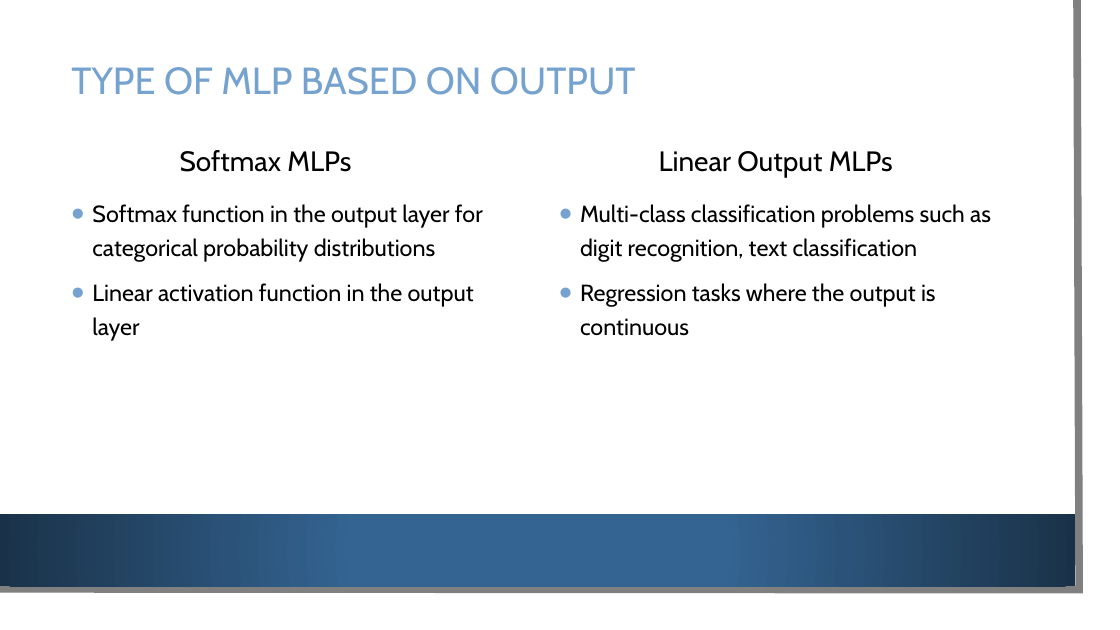
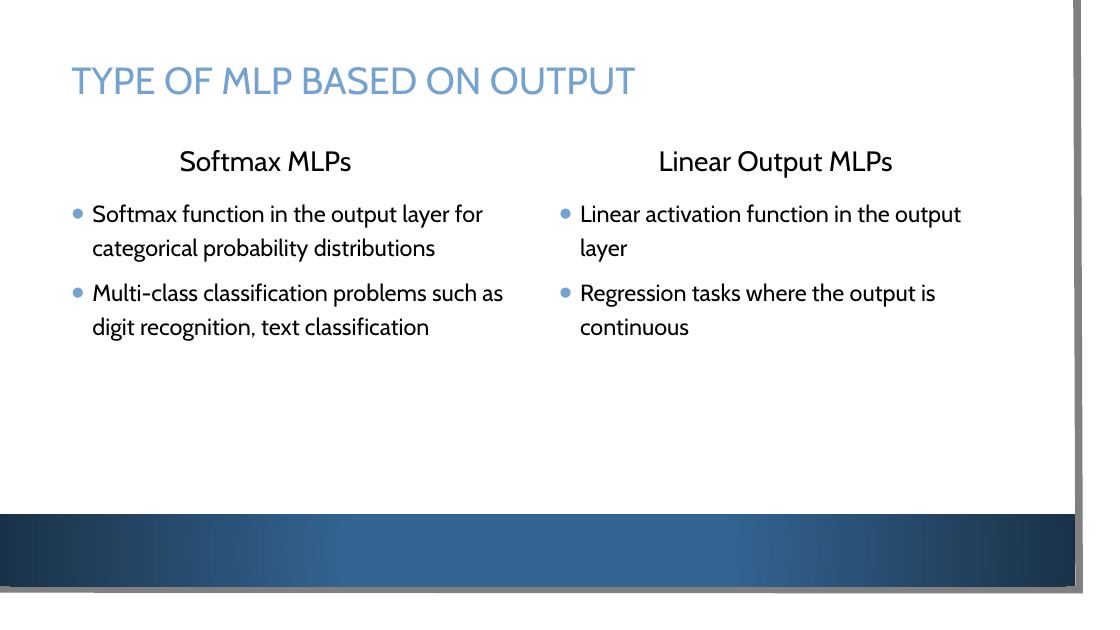
Before and after one commit to SajidMajeed92/PGD-Deep-Learning-2024, a slide deck: slide 9 of Lectures/MLP.pptx. Drawn at 1120x630 pixels with LibreOffice and Linux fonts; fonts in the diff are those of the drawing; background and template pictures are left out. Boxes give left, top, right and bottom in pixels: in the first picture for what was removed or moved away, otherwise in the second. Text is boxed around its words. In the diff, an @@ line names an element or a change of style, - is before the commit and + after.

```diff
--- a/Lectures/MLP.pptx
+++ b/Lectures/MLP.pptx
@@ text at (580,204,961,228): text changed @@
-• Multi-class classification problems such as digit recognition, text classification
+• Linear activation function in the output layer
@@ text at (92,283,503,341): text changed @@
-• Linear activation function in the output layer
+• Multi-class classification problems such as digit recognition, text classification
```
Also in this commit, not shown: 3 other slides changed, 2 other files.
